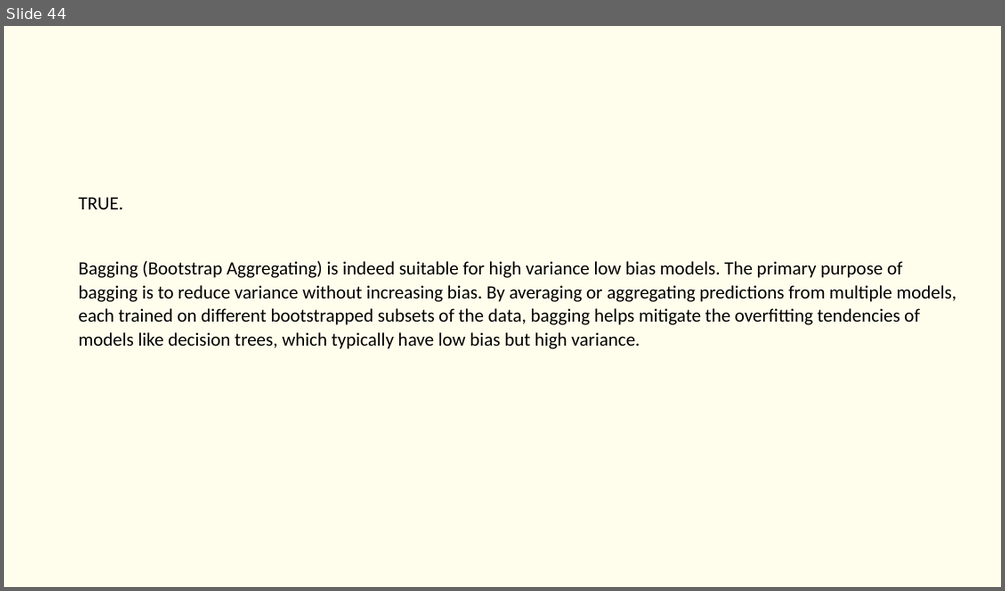
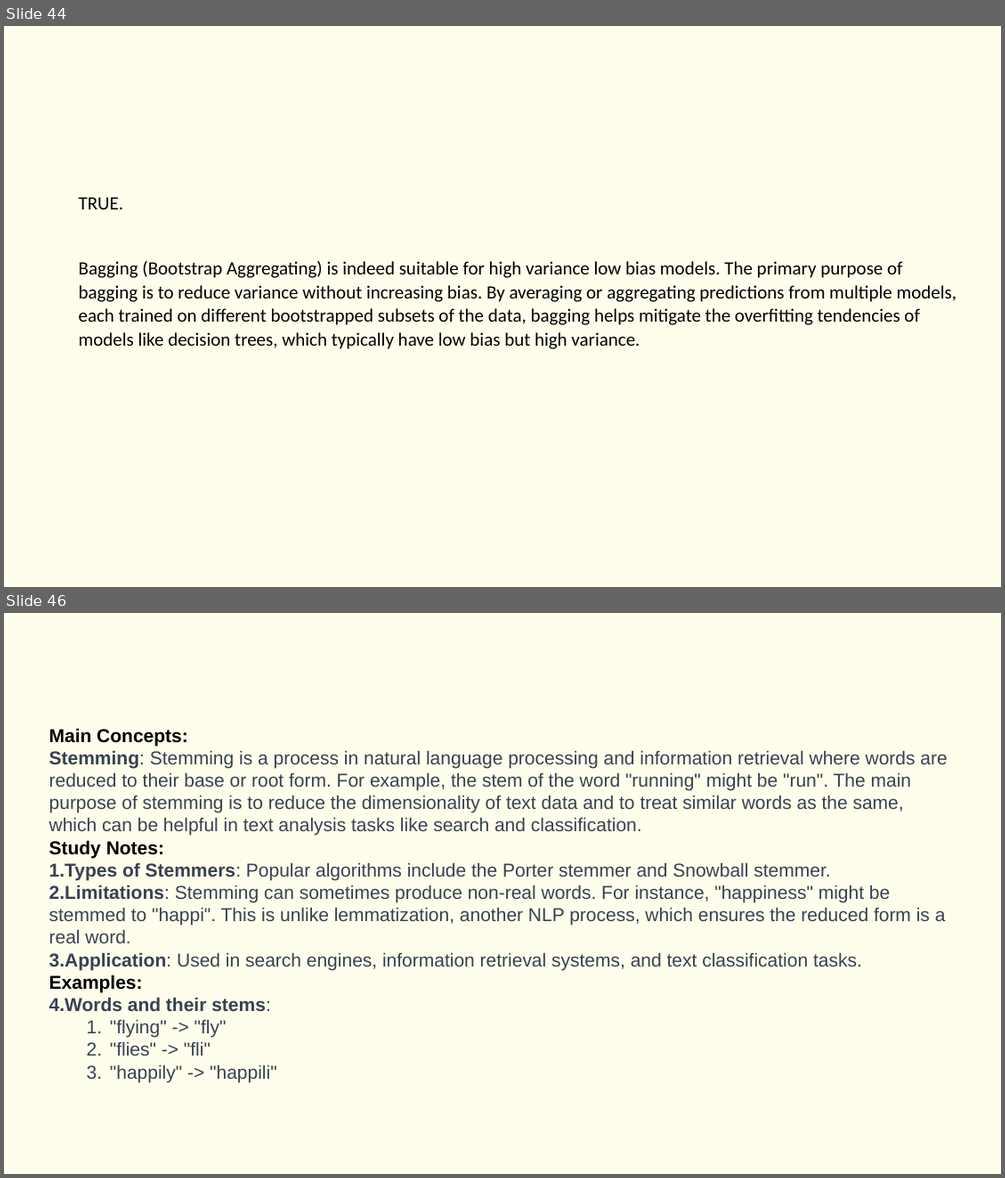
Before and after one commit to Saira55/Machine-Learning-Multiple-Choice-Questions, a slide deck: Machine Learning Quiz Question.pptx. Shown one above the other, each under a label of ours: slide 44 before the commit, slides 44 and 46 after it; the slides between them are not shown. The pictures are 1005x591 and 1005x1178 pixels, drawn with LibreOffice and Linux fonts; fonts in the diff are those of the drawing. Boxes give left, top, right and bottom in pixels: in the first picture for what was removed or moved away, otherwise in the second. Text is boxed around its words. In the diff, an @@ line names an element or a change of style, - is before the commit and + after.

```diff
--- a/Machine Learning Quiz Question.pptx
+++ b/Machine Learning Quiz Question.pptx
@@ slide 46 added at [4, 613, 1001, 1174], background #FFFEED @@
@@ text added at [49, 728, 947, 1055], 18 pt, text #374151 @@
+Main Concepts:
+Stemming: Stemming is a process in natural language processing and information retrieval where words are reduced to their base or root form. For example, the stem of the word "running" might be "run". The main purpose of stemming is to reduce the dimensionality of text data and to treat similar words as the same, which can be helpful in text analysis tasks like search and classification.
+Study Notes:
+1. Types of Stemmers: Popular algorithms include the Porter stemmer and Snowball stemmer.
+2. Limitations: Stemming can sometimes produce non-real words. For instance, "happiness" might be stemmed to "happi". This is unlike lemmatization, another NLP process, which ensures the reduced form is a real word.
+3. Application: Used in search engines, information retrieval systems, and text classification tasks.
+Examples:
+1. Words and their stems:
+  1. "flying" -> "fly"
+  2. "flies" -> "fli"
+  3. "happily" -> "happili"
```
Also in this commit, not shown: 2 other slides added, 1 slide removed.
